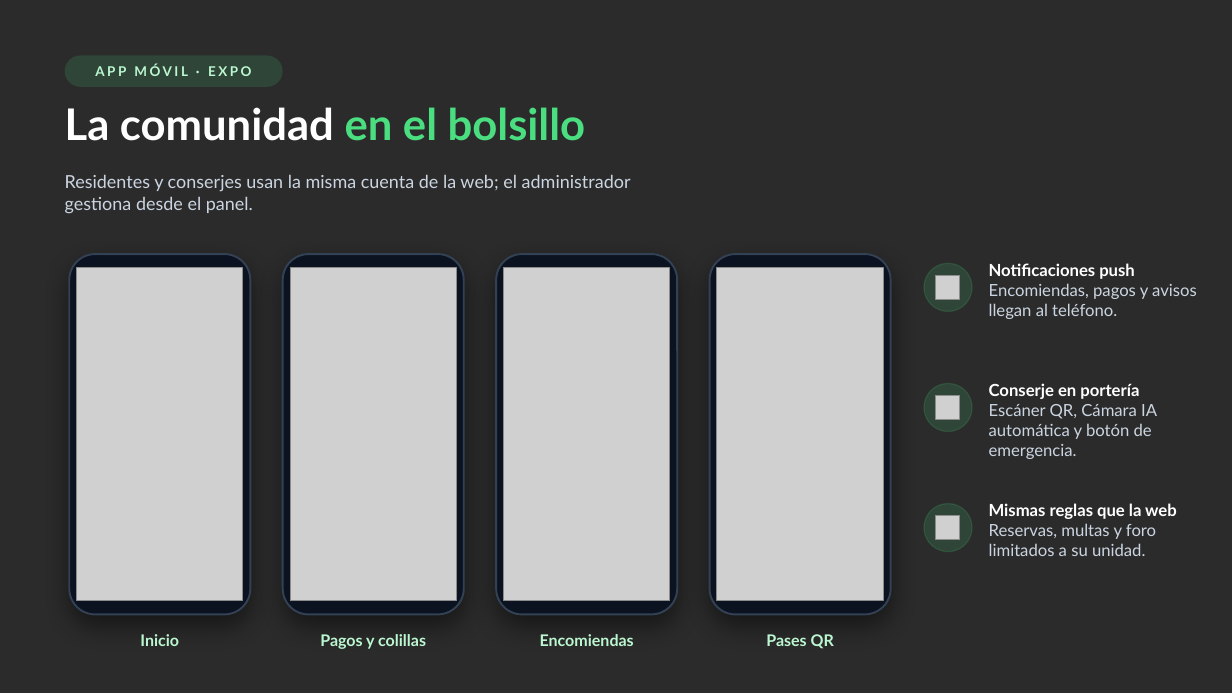
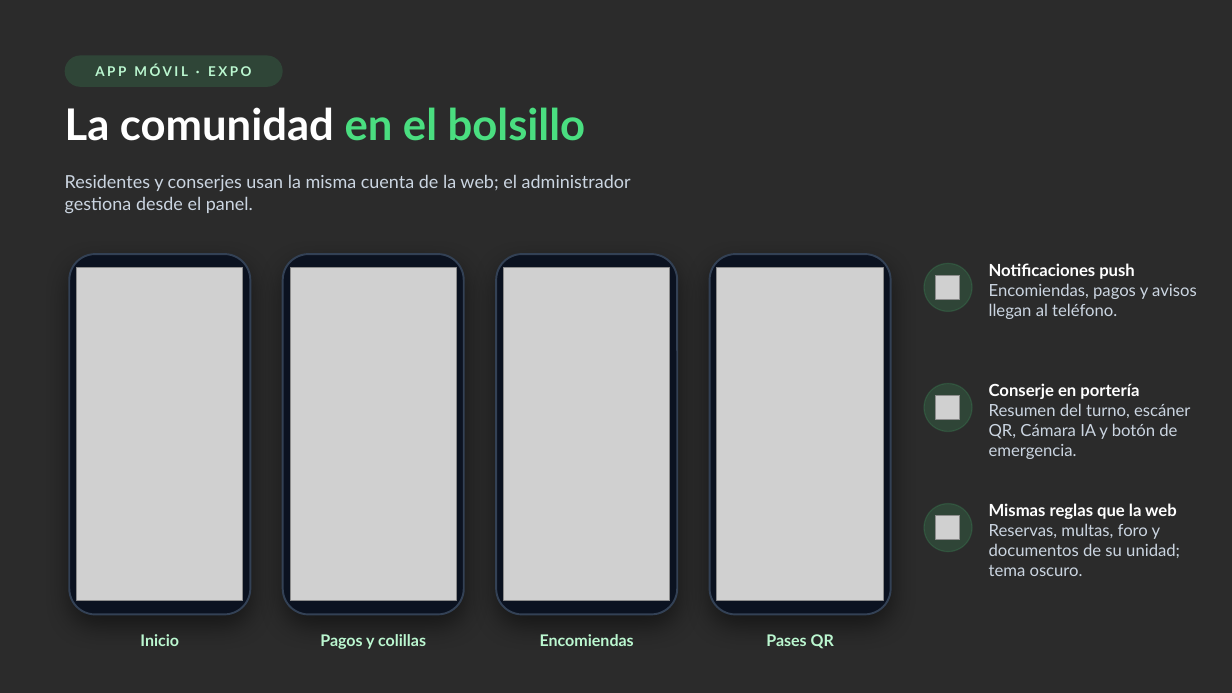
Before and after one commit to Ela04/Capstone, a slide deck: slide 9 of Fase 2/Evidencias Proyecto/Presentación Proyecto Fase 2.pptx. Drawn at 1232x693 pixels with LibreOffice and Linux fonts; fonts in the diff are those of the drawing; grey boxes stand for pictures; background and template pictures are left out; a plain dark background stands for a picture behind light text. Boxes give left, top, right and bottom in pixels: in the first picture for what was removed or moved away, otherwise in the second. Text is boxed around its words. In the diff, an @@ line names an element or a change of style, - is before the commit and + after.

Commit message:
git commit -m "docs: actualiza documentos con documentos del condominio, configuración, tema oscuro y autorización manual de patentes"

```diff
--- a/Fase 2/Evidencias Proyecto/Presentación Proyecto Fase 2.pptx
+++ b/Fase 2/Evidencias Proyecto/Presentación Proyecto Fase 2.pptx
@@ text at <box>989,403,1190,459</box>: text changed @@
-Escáner QR, Cámara IA automática y botón de emergencia.
+Resumen del turno, escáner QR, Cámara IA y botón de emergencia.
@@ text at <box>989,523,1180,576</box>: text changed @@
-Reservas, multas y foro limitados a su unidad.
+Reservas, multas, foro y documentos de su unidad; tema oscuro.
```
Also in this commit, not shown: 3 other slides changed, 52 other files.
